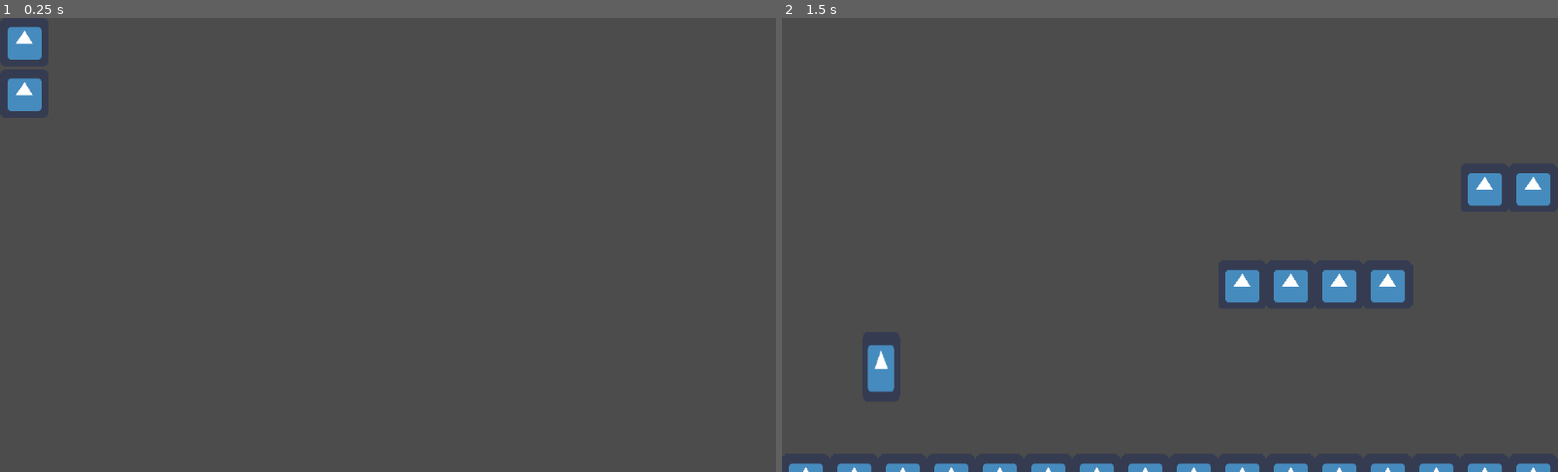
Above: before the commit, frames 1-2 (left to right).
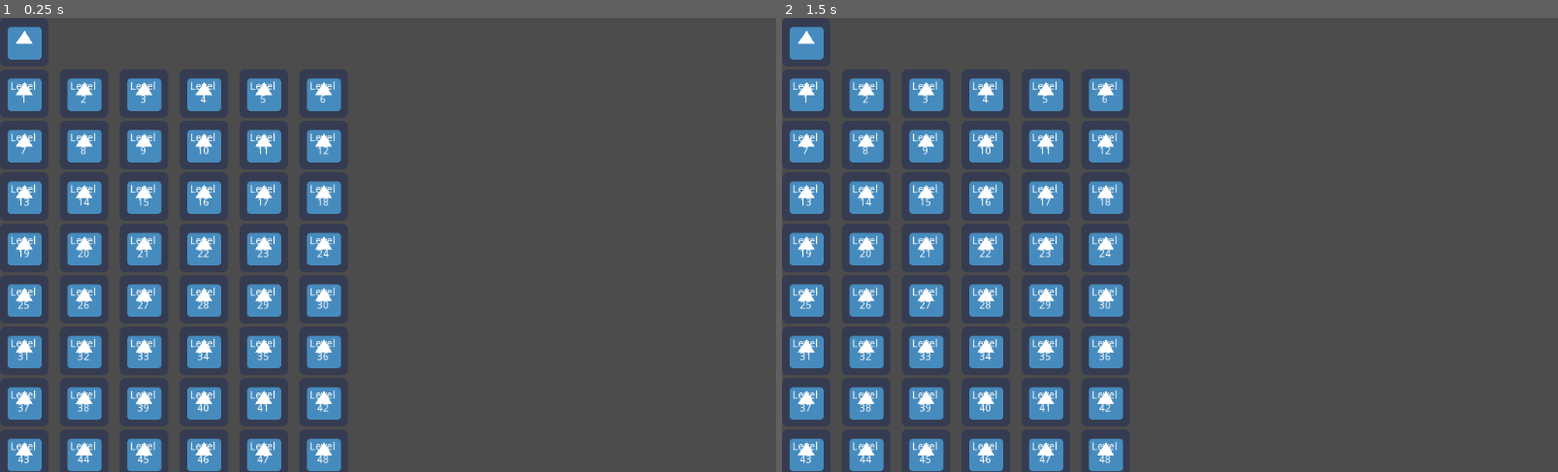
Above: after the commit, the same moments.

Repository: c0vvb0yy/jame-gam-18
Game: Godot game, scene res://src/menus/MainMenu.tscn
Same seed, same stepped clock (60 frames per second), same inputs: the game is played once before the commit and once after it. The project has no main scene, so this scene is started directly. The engine's default icon, where the game draws it, is replaced by a stand-in: a white triangle on a blue panel in a dark square.
Inputs (mouse positions are in pixels of both pictures, inside the frame that each line leads up to):
- Up to frame 1 (0.25 s): no input
- Up to frame 2 (1.5 s): click (805, 40) at 0.5 s; click (952, 40) at 1.27 s

The runs differ from the first frame. In frame 1, 15% of the frame differs, in the area x 1-44%, y 13-100%; in frame 2, 19%, in the area x 0-99%, y 1-100%.

Commit message:
arena selection buttons

Diff:
--- /dev/null
+++ b/autoload/GameData.gd
@@ -0,0 +1,4 @@
+extends Node
+
+
+var next_arena = 0 # var used in the main menu button selection to tell the arena controller which arena to load first
--- a/project.godot
+++ b/project.godot
@@ -12,6 +12,10 @@
 
 config/name="Jame-gam- 18"
 config/icon="res://icon.png"
+
+[autoload]
+
+GameData="*res://autoload/GameData.gd"
 
 [input]
 
--- /dev/null
+++ b/src/level/ArenaController.gd
@@ -0,0 +1,37 @@
+extends Node2D
+
+var player = null
+
+func _ready() -> void:
+	load_arena(GameData.next_arena)
+
+func get_player_ref():
+	var players =  get_tree().get_nodes_in_group("Player")
+	if players.size() > 0:
+		player = players[0]
+		# assign the first player we find to the referencee
+		# depending on how we implement the replay, this may have to be refactored
+	else:
+		pass
+		# instance a new player
+
+func load_arena(arena_index: int):
+	var file_path = str("res://src/level/arenas/arena", arena_index, ".tscn")
+	# check if that level exists
+	var file_to_check = File.new()
+	var file_exists = file_to_check.file_exists(file_path)
+	if file_exists:
+		# remove all previous arenas
+		for c in get_children():
+			if c.is_in_group("Arena"):
+				c.queue_free()
+
+		# instance the new arena
+		var arena_res = load(file_path)
+		var new_arena = arena_res.instance()
+		add_child(new_arena)
+
+		# place player there
+		var spawn_pos = new_arena.player_spawn_point_global_coords()
+		player.global_position = spawn_pos
+		# idk create the starting state of the player
--- /dev/null
+++ b/src/menus/ArenaSelectButton.gd
@@ -0,0 +1,16 @@
+extends TextureButton
+
+
+var arena = 0
+onready var label = $Label
+
+
+func set_arena(value: int):
+	arena = value
+	label.text = str("Level\n", arena + 1)
+
+
+func _on_ArenaSelectButton_button_up() -> void:
+	print("a")
+	GameData.next_arena = arena
+	get_tree().call_deferred("change_scene", "res://src/level/ArenaController.gd")
--- /dev/null
+++ b/src/menus/ArenaSelectButton.tscn
@@ -0,0 +1,24 @@
+[gd_scene load_steps=3 format=2]
+
+[ext_resource path="res://icon.png" type="Texture" id=1]
+[ext_resource path="res://src/menus/ArenaSelectButton.gd" type="Script" id=2]
+
+[node name="ArenaSelectButton" type="TextureButton"]
+anchor_right = 0.062
+anchor_bottom = 0.107
+margin_right = 0.511997
+margin_bottom = -0.200005
+texture_normal = ExtResource( 1 )
+script = ExtResource( 2 )
+
+[node name="Label" type="Label" parent="."]
+anchor_right = 0.984
+anchor_bottom = 0.984
+margin_right = 0.0239983
+margin_bottom = 0.0239983
+text = "LEVEL
+1- 1"
+align = 1
+valign = 1
+
+[connection signal="button_up" from="." to="." method="_on_ArenaSelectButton_button_up"]
--- a/src/menus/MainMenu.gd
+++ b/src/menus/MainMenu.gd
@@ -1,11 +1,53 @@
 extends Control
 
+# arena view stuff
+onready var level_container = $LevelSelectionContainer
+const ARENA_COUNT = 60
+const MAX_BUTTONS_IN_ROW = 6
+const SEPARATION_X = 15
+var arena_select_button = preload("res://src/menus/ArenaSelectButton.tscn")
 
+func _ready() -> void:
+	create_level_items()
+
+
+func create_level_items():
+	# remove all levels so far
+	for child in level_container.get_children():
+		if child is HBoxContainer:
+			child.queue_free()
+
+	# create vars
+	var current_button_count = 0
+	var current_h_box = HBoxContainer.new()
+	var button_count_row = 0
+
+	while current_button_count < ARENA_COUNT:
+		var new_button = arena_select_button.instance()
+
+		new_button.call_deferred("set_arena", current_button_count)
+		current_h_box.add_child(new_button)
+		current_button_count += 1
+		button_count_row += 1
+		# if the hbox is large enough or we've instanced enough buttons for all the levels, add it to the vbox
+		if button_count_row >= MAX_BUTTONS_IN_ROW || current_button_count == ARENA_COUNT - 1:
+			level_container.add_child(current_h_box)
+			current_h_box.add_constant_override("separation", SEPARATION_X)
+
+			button_count_row = 0
+			# if we're not at the limit, also get a new hbox
+			if current_button_count < ARENA_COUNT - 1:
+				current_h_box = HBoxContainer.new()
 
 
 
 func _on_LevelSelectButton_button_up() -> void:
+	# placeholder
 	get_tree().change_scene("res://src/Base.tscn")
+
+	# actual functionality:
+	# toggle visibility of level_container
+	pass
 
 
 func _on_QuitButton_button_up() -> void:
--- a/src/menus/MainMenu.tscn
+++ b/src/menus/MainMenu.tscn
@@ -3,23 +3,37 @@
 [ext_resource path="res://src/menus/MainMenu.gd" type="Script" id=1]
 [ext_resource path="res://icon.png" type="Texture" id=2]
 
-[node name="MainMenu" type="Control"]
+[node name="MainMenu" type="Control" groups=["Arena"]]
 script = ExtResource( 1 )
 
-[node name="VBoxContainer" type="VBoxContainer" parent="."]
+[node name="MainMenuButtons" type="VBoxContainer" parent="."]
 margin_right = 40.0
 margin_bottom = 40.0
 
-[node name="LevelSelectButton" type="TextureButton" parent="VBoxContainer"]
+[node name="LevelSelectButton" type="TextureButton" parent="MainMenuButtons"]
 margin_right = 64.0
 margin_bottom = 64.0
 texture_normal = ExtResource( 2 )
 
-[node name="QuitButton" type="TextureButton" parent="VBoxContainer"]
+[node name="QuitButton" type="TextureButton" parent="MainMenuButtons"]
 margin_top = 68.0
 margin_right = 64.0
 margin_bottom = 132.0
 texture_normal = ExtResource( 2 )
 
-[connection signal="button_up" from="VBoxContainer/LevelSelectButton" to="." method="_on_LevelSelectButton_button_up"]
-[connection signal="button_up" from="VBoxContainer/QuitButton" to="." method="_on_QuitButton_button_up"]
+[node name="LevelSelectionContainer" type="VBoxContainer" parent="."]
+margin_right = 40.0
+margin_bottom = 40.0
+
+[node name="BackButton" type="TextureButton" parent="LevelSelectionContainer"]
+margin_right = 64.0
+margin_bottom = 64.0
+texture_normal = ExtResource( 2 )
+
+[node name="HBoxContainer" type="HBoxContainer" parent="LevelSelectionContainer"]
+margin_top = 68.0
+margin_right = 64.0
+margin_bottom = 68.0
+
+[connection signal="button_up" from="MainMenuButtons/LevelSelectButton" to="." method="_on_LevelSelectButton_button_up"]
+[connection signal="button_up" from="MainMenuButtons/QuitButton" to="." method="_on_QuitButton_button_up"]
Renamed: src/level/arenas/level0.tscn -> src/level/arenas/arena0.tscn
